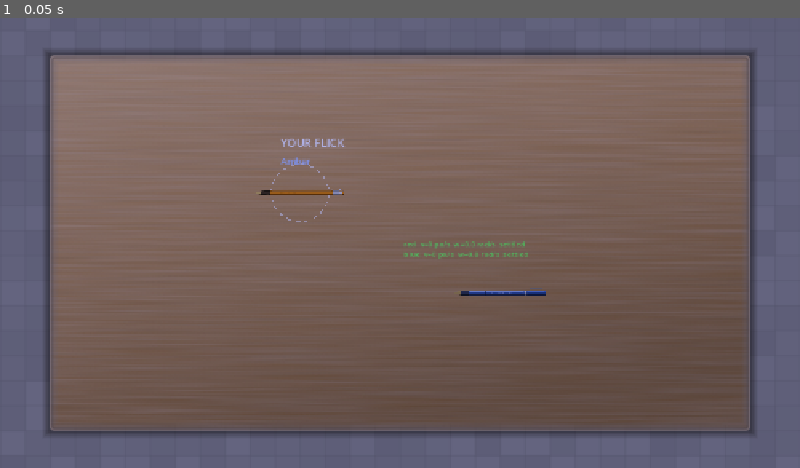
Above: before the commit, frame 1.
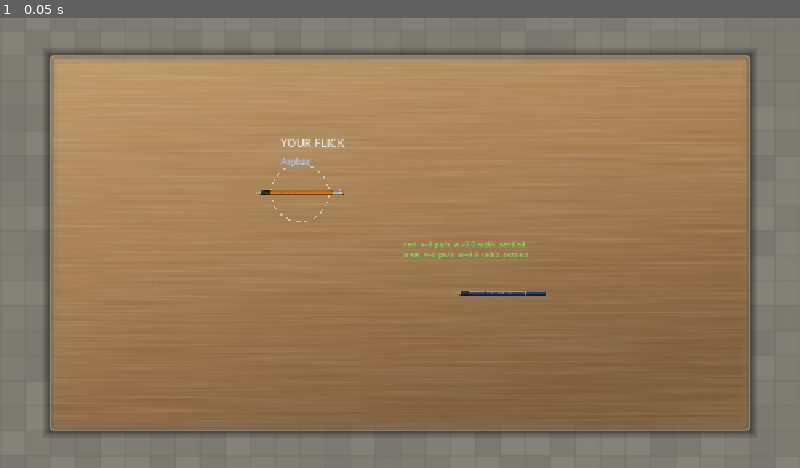
Above: after the commit, the same moment.

Repository: bhanuteja-qae/pen-fight
Game: Godot game, scene res://scenes/main.tscn
Same seed, same stepped clock (60 frames per second), same inputs: the game is played once before the commit and once after it.
Inputs:
- Up to frame 1 (0.05 s): no input

The runs differ from the first frame. In frame 1, 98% of the frame differs, in the area x 0-100%, y 0-100%.

Commit message:
Warm room tint + touch-input end-to-end test (input layer had zero coverage)
Tint: main.tscn CanvasModulate 0.75/0.74/0.92 (cool) -> 1.0/0.96/0.88 (warm),
the user's pick from three rendered candidates. Ring band now renders
(127,124,116) instead of the cool (95,95,121); the floor source stays neutral
(128,130,133) so the tint remains the single warmth knob.

touch_input_test.gd — 6 cases driving the REAL scene with REAL
InputEventScreenTouch/ScreenDrag through the viewport, asserting on real
TurnState/PenBody state. Coverage the council called the weakest spot: the whole
AimInput pointer layer (grab-zone hit test, viewport->world mapping, multi-touch
ownership, drag->flick translation, turn gate) was untested, so a regression
there stayed invisible until a human played on a phone.

  case 0 gesture_reaches_aiminput  injection path + grab zone + drag math
  case 1 short_drag_cancels        <30px drag emits nothing
  case 2 press_off_pen_ignored     press on empty floor starts no gesture
  case 3 multitouch_ownership      intruder cannot hijack or cancel the owner
  case 4 touch_drag_flick          impulse exact, pen launched, aimed direction
  case 5 gate_blocks_followup      a gesture outside AIM changes nothing

Two traps it is built around:
  - Input.parse_input_event() never reaches _unhandled_input under headless
    --script (measured), so every "nothing happened" case passed VACUOUSLY
    until injection moved to root.push_input(ev, true) and case 0 was added as
    the gate that fails loudly if the seam breaks again.
  - the camera is physics-interpolated, so caching a world->viewport conversion
    for a whole case races it (observed once: power 1.0 for an 80px pull,
    direction rotated ~24 deg). Every injection converts at injection time.

Mutation-checked (test can actually fail): inverting the slingshot direction,
zeroing min_drag_pixels, and dropping the touch-index guard are each caught;
5/5 consecutive clean runs after the race fix.

Diff:
--- a/game/scenes/main.tscn
+++ b/game/scenes/main.tscn
@@ -24,7 +24,7 @@
 z_index = -10
 
 [node name="CanvasModulate" type="CanvasModulate" parent="." unique_id=10018]
-color = Color(0.75, 0.74, 0.92, 1)
+color = Color(1, 0.96, 0.88, 1)
 
 [node name="Table" type="Node2D" parent="." unique_id=10002]
 position = Vector2(0, 0)
--- /dev/null
+++ b/game/tests/touch_input_test.gd
@@ -0,0 +1,418 @@
+extends SceneTree
+class_name TouchInputTest
+## Touch-input end-to-end test (review item: the council's weakest coverage spot).
+##
+## The other suites cover the turn STATE MACHINE (turn_state_test), the physics
+## probes, the overlay and the auto-flick routing. None of them delivers a real
+## touch event: the whole AimInput pointer layer — grab-zone hit test, the
+## viewport->world mapping, multi-touch ownership, the drag->flick translation
+## and the turn gate — was untested, so a regression there stayed invisible
+## until a human played on a phone.
+##
+## This test drives the REAL scene (res://scenes/main.tscn) with REAL
+## InputEventScreenTouch / InputEventScreenDrag events pushed through the
+## viewport, and asserts on the REAL game state (TurnState.state() + PenBody
+## velocity). Nothing is mocked: the only thing the test does that a finger does
+## not is decide where the finger lands.
+##
+## What it proves, in order:
+##   0. gesture_reaches_aiminput - the injection path itself works (see below)
+##   1. short_drag_cancels       - a <30px drag emits no shot (anti-misflick)
+##   2. press_off_pen_ignored    - a press on empty floor never starts a gesture
+##   3. multitouch_ownership     - a second finger can neither hijack nor cancel
+##                                 the gesture the first finger owns
+##   4. touch_drag_flick         - touch -> AimInput -> TurnState -> PenBody:
+##                                 exact impulse recorded, pen actually launched
+##   5. gate_blocks_followup     - once the turn has moved on, another full
+##                                 gesture is ignored (input lock, real path)
+##
+## Two traps this test is built to avoid — both were hit while writing it:
+##
+## * INPUT INJECTION. Input.parse_input_event() queues into the Input singleton,
+##   whose buffered flush never reaches _unhandled_input under --headless
+##   --script (measured: gestures injected that way never set AimInput._dragging).
+##   Every "no shot happened" case then passes VACUOUSLY. We push into the
+##   viewport instead (root.push_input(ev, true) = viewport-local coords), which
+##   runs the whole chain: _input -> gui -> _unhandled_input. Case 0 exists to
+##   fail loudly if that ever stops being true, and the positive cases assert the
+##   gesture actually started before asserting what it did not do.
+##
+## * CAMERA-TRANSFORM RACE. ScreenTouch/ScreenDrag positions are VIEWPORT-local,
+##   so the test must convert world -> viewport. Caching that conversion for a
+##   whole case is wrong: the camera is physics-interpolated, so the canvas
+##   transform can change between reading it and the event being delivered, which
+##   skews the drag (observed once as power 1.0 for an 80px pull, direction
+##   rotated ~24 degrees). Every injection therefore converts a WORLD point at
+##   the moment it injects (_touch_world / _drag_world), never a cached screen
+##   point — and the world->viewport mapping stays under test rather than assumed.
+##
+## Run (cwd = game/):
+##   DISPLAY=:99 LIBGL_ALWAYS_SOFTWARE=1 ~/godot/Godot_v4.7.2-stable_linux.x86_64 \
+##     --headless --path . --script res://tests/touch_input_test.gd
+## (exit 0 = all cases pass, 1 = fail)
+
+const DRAG_FULL_POWER_PX: float = 160.0   # AimInput.max_drag_pixels
+const CANCEL_UNDER_PX: float = 30.0       # AimInput.min_drag_pixels
+const MAX_IMPULSE: float = 1600.0         # PenBody.MAX_IMPULSE
+const VEL_TOLERANCE: float = 0.25         # damping/one-frame integration slack
+
+var _main: Node = null
+var _failures: Array[String] = []
+var _cases_run: int = 0
+
+
+func _init() -> void:
+	call_deferred("_bootstrap")
+
+
+func _bootstrap() -> void:
+	var packed: PackedScene = load("res://scenes/main.tscn")
+	if packed == null:
+		_finish(false, "could not load res://scenes/main.tscn")
+		return
+	_main = packed.instantiate()
+	root.add_child(_main)
+	_run_all()
+
+
+# ---------------------------------------------------------------- test driver
+
+func _run_all() -> void:
+	if not await _await_aim(240):
+		_finish(false, "never reached phase AIM within 4s — cannot test input")
+		return
+
+	await _case_gesture_reaches_aiminput()
+	await _case_short_drag_cancels()
+	await _case_press_off_pen_ignored()
+	await _case_multitouch_ownership()
+	await _case_touch_drag_flick()
+	await _case_gate_blocks_followup()
+
+	if _failures.is_empty():
+		_finish(true, "touch_input_test: ALL PASS (%d cases)" % _cases_run)
+	else:
+		_finish(false, "touch_input_test: %d of %d cases FAILED — %s"
+			% [_failures.size(), _cases_run, "; ".join(_failures)])
+
+
+## Case 0 — the injection path itself: a press on the pen must start a gesture
+## in AimInput, the drag must translate into the slingshot direction + power,
+## and a release inside the cancel radius must emit nothing. Every case below
+## depends on this, so it is reported first and separately.
+func _case_gesture_reaches_aiminput() -> void:
+	_cases_run += 1
+	var pen := _active_pen()
+	if pen == null:
+		_fail("gesture_reaches_aiminput", "no active pen")
+		return
+	var press_world: Vector2 = pen.global_position
+
+	_touch_world(0, true, press_world)
+	await _settle_frames(2)
+	var info: Dictionary = _drag_info()
+	if info.is_empty():
+		_fail("gesture_reaches_aiminput",
+			"press on the pen did not start a gesture — injected events are not reaching AimInput (pen=%s canvas=%s)"
+			% [str(press_world), str(root.get_canvas_transform())])
+		return
+	# the press maps back to the pen's own world position: grab_offset ~0
+	if absf(float(info.get("grab_offset", 1.0))) > 0.05:
+		_fail("gesture_reaches_aiminput",
+			"viewport->world mapping off: grab_offset=%.3f for a centre grab (expected 0)"
+			% float(info.get("grab_offset", 9.9)))
+
+	# pull straight back (+Y in world) by 80px -> power 0.5, launch dir -Y
+	var pull_world: Vector2 = press_world + Vector2(0, 80)
+	_drag_world(0, pull_world)
+	await _settle_frames(2)
+	info = _drag_info()
+	var want_power: float = 80.0 / DRAG_FULL_POWER_PX
+	if absf(float(info.get("power", 0.0)) - want_power) > 0.01:
+		_fail("gesture_reaches_aiminput", "power %.3f != %.3f after an 80px pull (info=%s)"
+			% [float(info.get("power", 0.0)), want_power, str(info)])
+	var dir: Vector2 = info.get("direction", Vector2.ZERO)
+	if dir.distance_to(Vector2(0, -1)) > 0.01:
+		_fail("gesture_reaches_aiminput",
+			"slingshot direction %s != (0,-1) for a +Y pull" % str(dir))
+
+	# release inside the cancel radius of the press -> gesture cancels, no shot
+	_drag_world(0, press_world + Vector2(0, CANCEL_UNDER_PX * 0.3))
+	_touch_world(0, false, press_world + Vector2(0, CANCEL_UNDER_PX * 0.3))
+	await _settle_frames(4)
+	if _phase() != _aim_phase():
+		_fail("gesture_reaches_aiminput",
+			"release inside the cancel radius produced a flick (phase=%s)" % _phase())
+
+
+## Case 1 — a drag shorter than min_drag_pixels must cancel: no shot, no motion.
+func _case_short_drag_cancels() -> void:
+	_cases_run += 1
+	var pen := _active_pen()
+	if pen == null:
+		_fail("short_drag_cancels", "no active pen")
+		return
+	var press_world: Vector2 = pen.global_position
+	var release_world: Vector2 = press_world + Vector2(0, CANCEL_UNDER_PX * 0.5)
+
+	_touch_world(0, true, press_world)
+	await _settle_frames(2)
+	if not _gesture_started("short_drag_cancels"):
+		return
+	_drag_world(0, release_world)
+	_touch_world(0, false, release_world)
+	await _settle_frames(4)
+
+	if _phase() != _aim_phase():
+		_fail("short_drag_cancels", "a %.0fpx drag was treated as a flick (phase=%s)"
+			% [CANCEL_UNDER_PX * 0.5, _phase()])
+	elif pen.linear_velocity.length() > 1.0:
+		_fail("short_drag_cancels", "pen moved (|v|=%.1f) on a cancelled gesture"
+			% pen.linear_velocity.length())
+
+
+## Case 2 — a press on empty floor (far from the pen capsule) starts nothing.
+func _case_press_off_pen_ignored() -> void:
+	_cases_run += 1
+	var pen := _active_pen()
+	if pen == null:
+		_fail("press_off_pen_ignored", "no active pen")
+		return
+	# mirror the pen through the table centre: always well clear of the capsule
+	var away_world: Vector2 = -pen.global_position
+	if away_world.distance_to(pen.global_position) < 150.0:
+		_fail("press_off_pen_ignored", "could not find a point clear of the pen to press")
+		return
+
+	_touch_world(0, true, away_world)
+	await _settle_frames(2)
+	if not _drag_info().is_empty():
+		_fail("press_off_pen_ignored", "a press on empty floor STARTED a gesture")
+		_touch_world(0, false, away_world)
+		await _settle_frames(2)
+		return
+	_drag_world(0, away_world + Vector2(0, 120))
+	_touch_world(0, false, away_world + Vector2(0, 120))
+	await _settle_frames(4)
+
+	if _phase() != _aim_phase():
+		_fail("press_off_pen_ignored", "an off-pen press produced a flick (phase=%s)" % _phase())
+	elif pen.linear_velocity.length() > 1.0:
+		_fail("press_off_pen_ignored", "pen moved (|v|=%.1f) from an off-pen press"
+			% pen.linear_velocity.length())
+
+
+## Case 3 — multi-touch: finger 1 may not hijack or cancel finger 0's gesture.
+func _case_multitouch_ownership() -> void:
+	_cases_run += 1
+	var pen := _active_pen()
+	if pen == null:
+		_fail("multitouch_ownership", "no active pen")
+		return
+	var press_world: Vector2 = pen.global_position
+	_touch_world(0, true, press_world)
+	await _settle_frames(2)
+	if not _gesture_started("multitouch_ownership"):
+		return
+	var owner_pos_before: Vector2 = _drag_info().get("current_pos", Vector2.ZERO)
+
+	# second finger lands elsewhere and drags a long way: must be ignored
+	var other_world: Vector2 = -pen.global_position
+	_touch_world(1, true, other_world)
+	_drag_world(1, other_world + Vector2(0, 150))
+	_touch_world(1, false, other_world + Vector2(0, 150))
+	await _settle_frames(3)
+	if _drag_info().get("current_pos", Vector2.ZERO) != owner_pos_before:
+		_fail("multitouch_ownership",
+			"an intruding finger moved the owning gesture's drag position")
+	if _phase() != _aim_phase():
+		_fail("multitouch_ownership", "a non-owning finger launched a flick (phase=%s)" % _phase())
+		_touch_world(0, false, press_world)  # clean up the abandoned gesture
+		await _settle_frames(2)
+		return
+
+	# the owner is still dragging: its own short release must cancel cleanly
+	var owner_release: Vector2 = press_world + Vector2(0, CANCEL_UNDER_PX * 0.4)
+	_drag_world(0, owner_release)
+	_touch_world(0, false, owner_release)
+	await _settle_frames(4)
+	if _phase() != _aim_phase():
+		_fail("multitouch_ownership", "owner release was mis-handled (phase=%s)" % _phase())
+
+
+## Case 4 — THE end-to-end case: touch drag -> AimInput -> TurnState -> PenBody.
+func _case_touch_drag_flick() -> void:
+	_cases_run += 1
+	var pen := _active_pen()
+	var target := _other_pen(pen)
+	if pen == null or target == null:
+		_fail("touch_drag_flick", "could not resolve pens")
+		return
+
+	var launch_dir: Vector2 = (target.global_position - pen.global_position).normalized()
+	var drag_px: float = 100.0
+	var want_power: float = drag_px / DRAG_FULL_POWER_PX
+	var press_world: Vector2 = pen.global_position
+	# slingshot: pull BACK, away from the target (release = press - dir * drag)
+	var release_world: Vector2 = press_world - launch_dir * drag_px
+
+	_touch_world(0, true, press_world)
+	await _settle_frames(2)
+	if not _gesture_started("touch_drag_flick"):
+		return
+	_drag_world(0, (press_world + release_world) * 0.5)
+	_drag_world(0, release_world)
+	_touch_world(0, false, release_world)
+	await _settle_frames(6)
+
+	var st: Dictionary = _state()
+	var impulse: Vector2 = st.get("last_impulse", Vector2.ZERO)
+	if impulse.length() < 0.0001:
+		_fail("touch_drag_flick",
+			"no impulse reached TurnState (phase=%s) — the touch path is broken end-to-end" % _phase())
+		return
+	var want_impulse: Vector2 = launch_dir * want_power
+	if impulse.distance_to(want_impulse) > 0.03:
+		_fail("touch_drag_flick", "impulse %s != expected dir*power %s (power=%.3f)"
+			% [str(impulse), str(want_impulse), want_power])
+	if _phase() == _aim_phase():
+		_fail("touch_drag_flick", "phase stayed AIM after a valid flick")
+
+	var v: Vector2 = pen.linear_velocity
+	var want_v: float = want_power * MAX_IMPULSE
+	if v.length() < want_v * (1.0 - VEL_TOLERANCE):
+		_fail("touch_drag_flick", "pen not launched: |v|=%.1f, expected ~%.1f"
+			% [v.length(), want_v])
+	elif v.normalized().dot(launch_dir) < 0.98:
+		_fail("touch_drag_flick", "launch direction %s != aimed %s"
+			% [str(v.normalized()), str(launch_dir)])
+
+
+## Case 5 — the turn gate (input lock) must swallow a full gesture.
+func _case_gate_blocks_followup() -> void:
+	_cases_run += 1
+	var before: Dictionary = _state()
+	var before_impulse: Vector2 = before.get("last_impulse", Vector2.ZERO)
+	var pen := _active_pen()
+	if pen == null:
+		return  # round already over: nothing to attempt, and that is a pass
+	var press_world: Vector2 = pen.global_position
+
+	_touch_world(0, true, press_world)
+	_drag_world(0, press_world + Vector2(0, 150))
+	_touch_world(0, false, press_world + Vector2(0, 150))
+	await _settle_frames(5)
+
+	var after: Dictionary = _state()
+	if _phase() == _aim_phase():
+		# AIM again is legitimate only if the round resolved and restarted;
+		# a new gesture then belongs to the new AIM, not to this case
+		return
+	var after_impulse: Vector2 = after.get("last_impulse", Vector2.ZERO)
+	if after_impulse.distance_to(before_impulse) > 0.03:
+		_fail("gate_blocks_followup",
+			"a gesture outside AIM changed last_impulse %s -> %s"
+			% [str(before_impulse), str(after_impulse)])
+
+
+# ------------------------------------------------------------------- helpers
+
+## Inject a ScreenTouch for a WORLD point. The world->viewport conversion is
+## done HERE, at injection time: caching it across frames races the
+## physics-interpolated camera transform (see the header note).
+func _touch_world(index: int, pressed: bool, world_pos: Vector2) -> void:
+	var ev := InputEventScreenTouch.new()
+	ev.index = index
+	ev.pressed = pressed
+	ev.position = _screen_of(world_pos)
+	root.push_input(ev, true)
+
+
+## Inject a ScreenDrag for a WORLD point (see _touch_world).
+func _drag_world(index: int, world_pos: Vector2) -> void:
+	var ev := InputEventScreenDrag.new()
+	ev.index = index
+	ev.position = _screen_of(world_pos)
+	root.push_input(ev, true)
+
+
+## Wait n physics frames; input injected the previous frame is delivered by now.
+func _settle_frames(n: int) -> void:
+	for i in range(n):
+		await physics_frame
+
+
+## Wait until TurnState reports AIM with a resolvable pen.
+func _await_aim(max_frames: int) -> bool:
+	for i in range(max_frames):
+		await physics_frame
+		if _phase() == _aim_phase() and _active_pen() != null:
+			return true
+	return false
+
+
+## World -> viewport position using the same canvas transform AimInput inverts.
+func _screen_of(world_pos: Vector2) -> Vector2:
+	return root.get_canvas_transform() * world_pos
+
+
+## Live AimInput gesture state ({} when idle) — lets a case prove a gesture
+## actually started, so a "nothing happened" assertion cannot pass vacuously.
+func _drag_info() -> Dictionary:
+	var aim: Variant = _main.get("aim_input")
+	if aim == null:
+		return {}
+	return aim.get_drag_info()
+
+
+## Guard for the positive cases: the press must have started a gesture.
+func _gesture_started(case_name: String) -> bool:
+	if _drag_info().is_empty():
+		_fail(case_name, "press did not start a gesture — input path broken, case not exercised")
+		return false
+	return true
+
+
+func _state() -> Dictionary:
+	var ts: Variant = _main.get("turn_state")
+	if ts == null:
+		return {}
+	return ts.state()
+
+
+func _phase() -> String:
+	return str(_state().get("phase", ""))
+
+
+func _aim_phase() -> String:
+	return str(TurnState.PHASE_AIM)
+
+
+func _pen_for(player: String) -> PenBody:
+	match player:
+		"red":
+			return _main.get("pen_red") as PenBody
+		"blue":
+			return _main.get("pen_blue") as PenBody
+		_:
+			return null
+
+
+func _active_pen() -> PenBody:
+	return _pen_for(str(_state().get("current_player", "")))
+
+
+func _other_pen(pen: PenBody) -> PenBody:
+	if pen == null:
+		return null
+	return _pen_for("blue") if pen == _pen_for("red") else _pen_for("red")
+
+
+func _fail(case_name: String, why: String) -> void:
+	_failures.append("%s: %s" % [case_name, why])
+	push_error("touch_input_test FAIL %s — %s" % [case_name, why])
+
+
+func _finish(ok: bool, msg: String) -> void:
+	print(msg)
+	quit(0 if ok else 1)
Not shown, added: game/tests/touch_input_test.gd.uid
Not shown, changed: docs/handoff-2026-09-14.md
